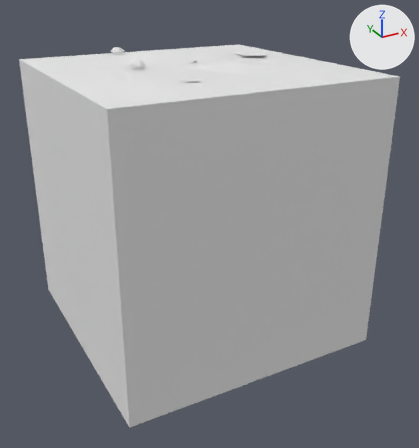
One commit to the FBX model Assets/Tiles/Blend/Blend Sand Dry 0.fbx: the scene before it, then after it.
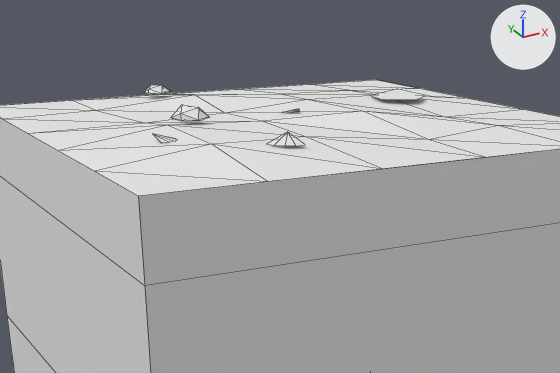
Each version is shown whole from a 50 mm camera at (-1.94, -3.78, 1.69) aimed at (0.04, -0.17, -0.11), then close up on the part from 7% to 82% of the width and 0% to 46% of the height. Every picture has the same lights, and +X, +Y and +Z are marked at upper right. The first two pictures are the older version. The close-ups show mesh edges as thin lines. Where no turn or scale is listed for an object, it has been applied to the vertices. Vertices at exactly the same position are counted once.

In view in the first close-up: 'Blend Sand Dry 0'.
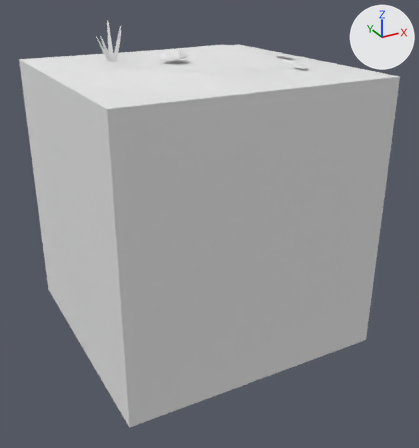
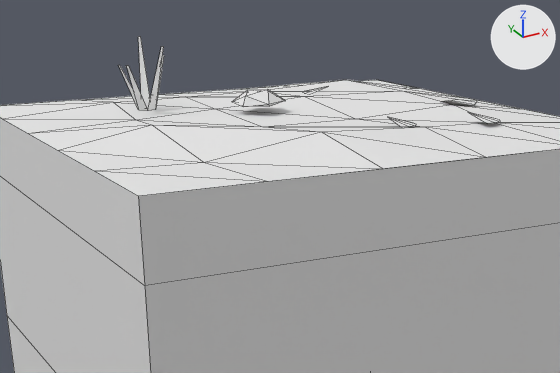
The edits, one by one:
me_blend_sand_dry_0 is used by ob_blend_sand_dry_0; location (0.0, 0.0, 0.0).
me_blend_sand_dry_0 had 95 vertices, 116 faces and spanned x -1.0..1.0, y -1.0..1.0, z -1.0..1.16.
me_blend_sand_dry_0 now has 103 vertices, 101 faces and spans x -1.0..1.0, y -1.0..1.0, z -1.0..1.35.
me_blend_sand_dry_0 part 1: the loose piece of 6 vertices spanning x -0.73..-0.65, y -0.46..-0.38, z 1.09..1.11 is moved by (0.88, -0.1, 0.0).
me_blend_sand_dry_0 part 2: the loose piece of 6 vertices spanning x -0.43..-0.32, y -0.72..-0.61, z 1.09..1.12 is turned -86.2 degrees about the z axis through its middle and scaled by 0.959, then moved by (0.71, 1.11, 0.0).
me_blend_sand_dry_0 part 3: the loose piece of 6 vertices spanning x -0.73..-0.65, y -0.46..-0.38, z 1.09..1.11 is copied, and the copy is scaled about its middle by (1.41, 1.42, 1.42), then moved by (1.2, -0.17, 0.0); it spans x 0.46..0.56, y -0.64..-0.53, z 1.09..1.12.
me_blend_sand_dry_0 part 4: the loose piece of 5 vertices spanning x 0.45..0.69, y -0.01..0.22, z 1.09..1.11 is turned 147.2 degrees about the z axis through its middle and scaled by 0.647, then moved by (0.12, -0.27, 0.0).
me_blend_sand_dry_0 part 5: the loose piece of 12 vertices spanning x -0.38..-0.27, y 0.58..0.7, z 1.1..1.14 is deleted.
Part 6, on me_blend_sand_dry_0:
14 vertices are removed from x -0.55..0.02, y -0.2..-0.02, z 1.09..1.16.
24 faces are deleted.
20 vertices move from x -0.63..0.59, y -0.63..0.58, z 1.05..1.11 to x -0.65..0.65, y -0.64..0.65, z 1.05..1.29.
28 vertices are added at x -0.6..-0.01, y -0.01..0.44, z 1.09..1.35.
25 new faces join them.

Changed parts and their boxes (x1, y1, x2, y2) in the close-ups (560 x 373 px; the box of a moved part takes in the faces that stretch with it):
'Blend Sand Dry 0', reshaped
    before: (0, 80, 560, 373)
    after: (0, 36, 560, 373)
part 1 of me_blend_sand_dry_0, moved or reshaped
    before: (153, 134, 175, 143)
    after: (388, 117, 416, 127)
part 2 of me_blend_sand_dry_0, moved or reshaped
    before: (267, 132, 305, 146)
    after: (305, 87, 326, 92)
part 3 of me_blend_sand_dry_0, added
    after: (468, 112, 500, 123)
part 4 of me_blend_sand_dry_0, moved or reshaped
    before: (371, 89, 425, 100)
    after: (442, 100, 477, 105)
part 5 of me_blend_sand_dry_0, deleted
    before: (144, 85, 170, 94)
part 6 of me_blend_sand_dry_0, moved or reshaped
    before: (0, 84, 560, 181)
    after: (0, 36, 560, 181)
